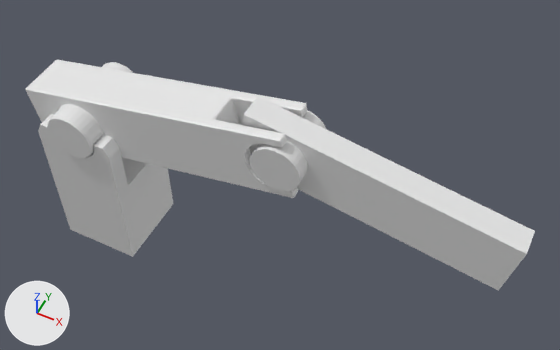
Two versions of the Blender file Assets/Blender/PräsiProbe/GeneralProbe/SchrankeModellBackup.blend, one commit apart.
Before and after are seen from a 50 mm lens placed at (9.76, -9.95, 16.53), pointed at (4.48, 0.6, 3.33). Every picture has the same lights, and +X, +Y and +Z are marked at lower left.
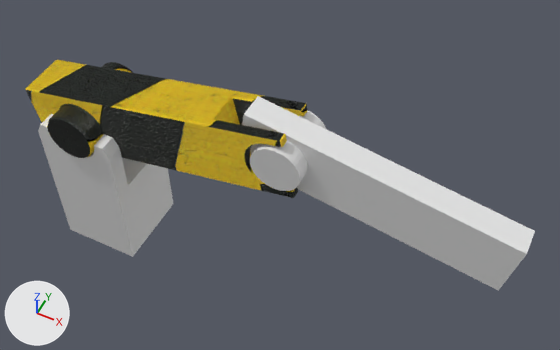
Location of each change, (x1, y1, x2, y2) in pixels of the pictures (560 x 350 px):
```json
{"object": "Cylinder", "change": "recoloured", "before": [26, 60, 308, 198], "after": [26, 60, 308, 198]}
```

Edits to the scene script, one JSON object a line:
```json
{"op": "add", "block": "img_schranke_normalmap_png", "code": ["img_schranke_normalmap_png = load_image('Schranke NormalMap.png', '../../2Rico/Textures/Schranke/Schranke NormalMap.png', 1000, 500, 'sRGB')"]}
{"op": "add", "block": "img_schranke_albedo_map_jpg", "code": ["img_schranke_albedo_map_jpg = load_image('Schranke Albedo Map.jpg', '../../2Rico/Textures/Schranke/Schranke Albedo Map.jpg', 1000, 500, 'sRGB')"]}
{"op": "add", "block": "img_schranke_height_map_png", "code": ["img_schranke_height_map_png = load_image('Schranke Height Map.png', '../../2Rico/Textures/Schranke/Schranke Height Map.png', 1000, 500, 'sRGB')"]}
{"op": "add", "block": "mat_material_001", "code": ["mat_material_001 = bpy.data.materials.new('Material.001')", "# uses the picture img_schranke_albedo_map_jpg", "# uses the picture img_schranke_height_map_png", "# uses the picture img_schranke_normalmap_png"]}
{"block": "me_cylinder", "where": "me_cylinder.from_pydata(...)  # 482 vertices, 395 faces; spans x -1.36..5.36, y -1.08..1.08, z -0.8..0.8"}
{"op": "add", "block": "me_cylinder", "code": "me_cylinder.materials.append(mat_material_001)"}
```
